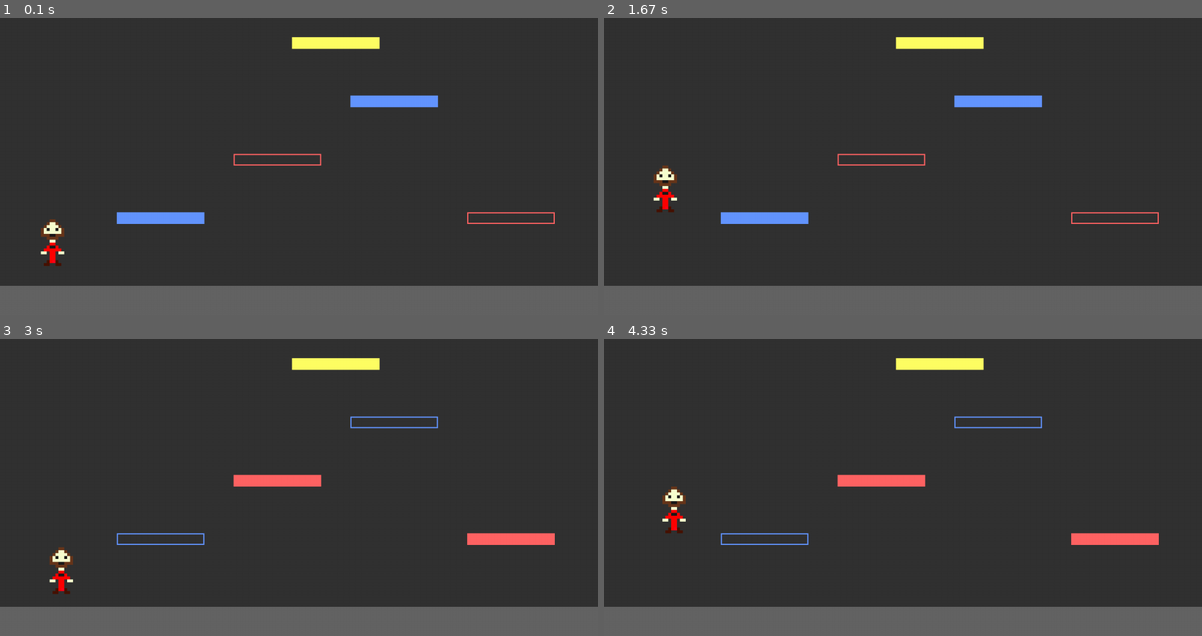
Above: before the commit, frames 1-4 (two rows, left to right).
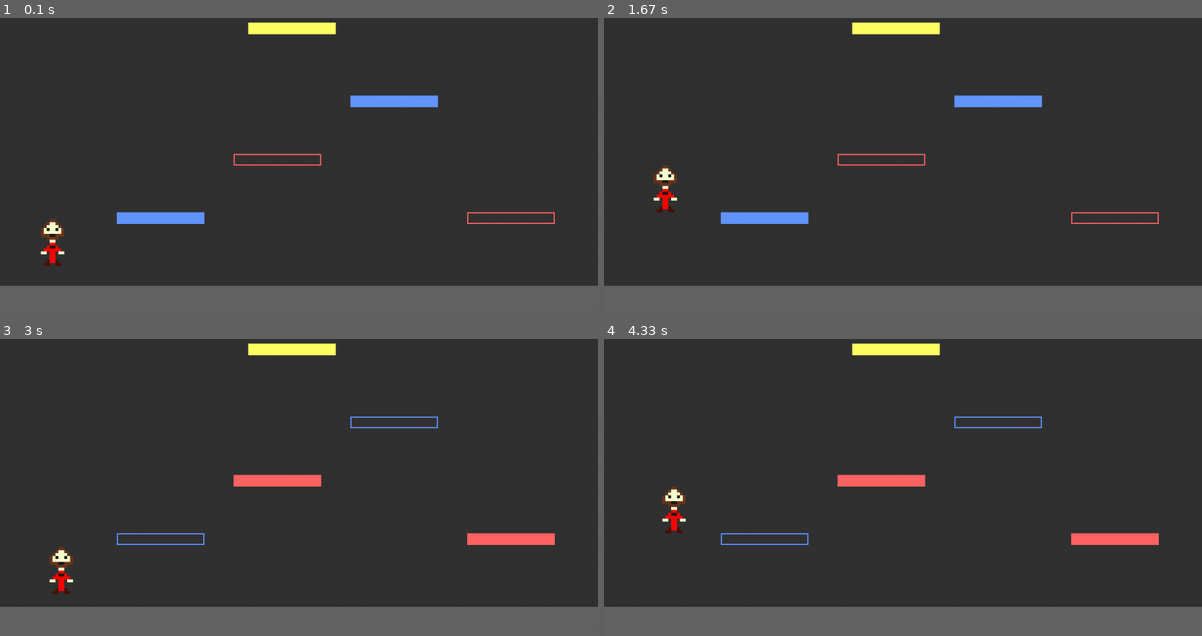
Above: after the commit, the same moments.

Repository: Martinconrad73/VISI301
Game: pygame game, started from Plateformer/main 2_0.py
Two runs of this game, one before a commit and one after it. Both use one fixed random seed, a clock stepped at 60 frames per second and the inputs below.
Inputs:
- Up to frame 1 (0.1 s): no input
- Up to frame 2 (1.67 s): tap Space at 0.33, 1.07, 1.37 s; tap D at 0.67 s
- Up to frame 3 (3 s): tap Space at 1.97, 2.27, 2.4, 2.8 s
- Up to frame 4 (4.33 s): tap Space at 3.1, 3.47, 3.87, 4.17 s; tap D at 3.55 s

The runs differ from the first frame. In frame 1, 1.2% of the frame differs, in the area x 41-64%, y 1-11%; in frame 2, 1.2%; in frame 3, 1.2%; in frame 4, 1.2%.

Commit message:
Décomposition d'une partie du programme pour rendre sa lecture plus facile, ajout également de quelques informations pour les prochaines tâches à venir

Diff:
--- a/Plateformer/main 2_0.py
+++ b/Plateformer/main 2_0.py
@@ -1,6 +1,54 @@
 import pygame, sys
 
-# Définition des fonctions du jeu
+# Définition des fonctions du jeu (NE PLUS TOUCHER, sauf si nécessaire, ELLES SONT DÉJÀ COMPLÈTES)
+
+def dessiner_plateformes_bleues():
+    for plat in plateformes_bleues:
+        if bleu_actif:
+            pygame.draw.rect(screen, (100, 150, 255), plat) # Pleine
+        else:
+            pygame.draw.rect(screen, (100, 150, 255), plat, 2) # Vide (juste le contour)
+
+def dessiner_plateformes_rouges():
+    for plat in plateformes_rouges:
+        if not bleu_actif:
+            pygame.draw.rect(screen, (255, 100, 100), plat) # Pleine
+        else:
+            pygame.draw.rect(screen, (255, 100, 100), plat, 2) # Vide (juste le contour)
+
+def collisions_verticales(gravite):
+    for obstacle in obstacles_solides:
+        if player_rect.colliderect(obstacle):
+            # Si le joueur tombe (mouvement vers le bas)
+            if gravite > 0:
+                player_rect.bottom = obstacle.top
+                gravite = 0 # Stoppe la chute pour le faire rester sur la plateforme
+
+            # Si le joueur saute et tape sa tête (mouvement vers le haut)
+            elif gravite < 0:
+                player_rect.top = obstacle.bottom
+                gravite = 0 # Stoppe l'ascension pour le faire retomber
+    return gravite #Il est nécessaire de retourner gravité car elle est modifiée dans la fonction. (C'est pas une procédure avec une valeur in out, merci ADA)
+
+def collisions_horizontales(vitesse_x):
+    for obstacle in obstacles_solides:
+        if player_rect.colliderect(obstacle):
+            # Si on va vers la droite, on tape le mur par la gauche de l'obstacle
+            if vitesse_x > 0:
+                player_rect.right = obstacle.left
+
+            # Si on va vers la gauche, on tape le mur par la droite de l'obstacle
+            elif vitesse_x < 0:
+                player_rect.left = obstacle.right # Il n'est pas nécessaire de retourner vitesse_x, car on ne la modifie pas.
+
+def victory():
+    font = pygame.font.Font(None, 74)
+    text = font.render("Gagné !", True, (255, 255, 255))
+    text_rect = text.get_rect(center=(512, 288))
+    fond = pygame.Surface((1024, 576))
+    fond.set_alpha(128)  # Transparence
+    screen.blit(fond, (0, 0))
+    screen.blit(text, text_rect)
 
 # Initialisation de Pygame et création de la fenêtre
 
@@ -13,7 +61,7 @@
 bouton_X = 2
 bouton_A = 0
 bouton_B = 1
-bouton_y = 3
+bouton_Y = 3
 
 # Définition des variables du jeu
 
@@ -25,13 +73,17 @@
 image = pygame.transform.scale(pygame.image.load("img/immobile.png").convert_alpha(), (80, 80))
 tab_pos = {"0" : "img/immobile.png", "1": "img/droite.png", "2": "img/gauche.png", "10": "img/immobile.png", "11": "img/saut_d.png", "12": "img/saut_g.png"}
 
+# TOUT CE QUI EST ICI DEVRA DISPARAITRE DANS LA VERSION FINALE, C'EST JUSTE POUR TESTER LE JEU
+
 # Le rectangle du sol
 floor_rect = pygame.Rect(0, 526, 1024, 50)
 
 # Création des plateformes (x, y, largeur, hauteur)
 plateformes_bleues = [pygame.Rect(200, 400, 150, 20), pygame.Rect(600, 200, 150, 20)]
 plateformes_rouges = [pygame.Rect(400, 300, 150, 20), pygame.Rect(800, 400, 150, 20)]
-plateforme_jaune = pygame.Rect(500, 100, 150, 20)
+plateforme_jaune = pygame.Rect(425, 75, 150, 20)
+
+# Jusqu'ici. À moins de s'en servir pour créer l'écran de start (éléments de déco, pourquoi pas...)
 
 # État du jeu : True = Bleu solide, False = Rouge solide
 bleu_actif = True
@@ -88,30 +140,15 @@
 
     # 2. LA DÉTECTION DE COLLISION (sur la liste des obstacles)
 
-    for obstacle in obstacles_solides:
-        if player_rect.colliderect(obstacle):
-
-            # Si le joueur tombe (mouvement vers le bas)
-            if gravite > 0:
-                player_rect.bottom = obstacle.top
-                gravite = 0 # Stoppe la chute pour le faire rester sur la plateforme
-
-            # Si le joueur saute et tape sa tête (mouvement vers le haut)
-            elif gravite < 0:
-                player_rect.top = obstacle.bottom
-                gravite = 0 # Stoppe l'ascension pour le faire retomber
+    # On vérifie les collisions verticales
+
+    gravite = collisions_verticales(gravite) #Ici, on est obligé de récupérer la valeur de gravité, car sinon le joueur accumulerait la gravité et tomberait à travers les plateformes.
+
+    # On vérifie les collisions horizontales
 
     player_rect.x += vitesse_x
 
-    for obstacle in obstacles_solides:
-        if player_rect.colliderect(obstacle):
-            # Si on va vers la droite, on tape le mur par la gauche de l'obstacle
-            if vitesse_x > 0:
-                player_rect.right = obstacle.left
-
-            # Si on va vers la gauche, on tape le mur par la droite de l'obstacle
-            elif vitesse_x < 0:
-                player_rect.left = obstacle.right
+    collisions_horizontales(vitesse_x) #Par contre ici, on ne récupère pas la valeur de vitesse_x, car on ne la modifie pas dans la fonction.
 
     if controller is None :
         keys = pygame.key.get_pressed()
@@ -137,28 +174,26 @@
             vitesse_x = 0
 
     # --- AFFICHAGE ---
+
     screen.fill((50, 50, 50))
 
     # On dessine le sol (gris clair)
+
     pygame.draw.rect(screen, (100, 100, 100), floor_rect)
 
     # DESSIN DES PLATEFORMES BLEUES
-    for plat in plateformes_bleues:
-        if bleu_actif:
-            pygame.draw.rect(screen, (100, 150, 255), plat) # Pleine
-        else:
-            pygame.draw.rect(screen, (100, 150, 255), plat, 2) # Vide (juste le contour)
+
+    dessiner_plateformes_bleues()
 
     # DESSIN DES PLATEFORMES ROUGES
-    for plat in plateformes_rouges:
-        if not bleu_actif:
-            pygame.draw.rect(screen, (255, 100, 100), plat) # Pleine
-        else:
-            pygame.draw.rect(screen, (255, 100, 100), plat, 2) # Vide (juste le contour)
-
-    # On dessine le joueur (en blanc pour contraster)
+
+    dessiner_plateformes_rouges()
+
+    # On dessine le joueur
+
     image = pygame.transform.scale(pygame.image.load(tab_pos[str(direct+saut)]).convert_alpha(), (80, 80))
     screen.blit(image, player_rect)
+
     # Dessinn de la plateforme jaune (toujours pleine)
 
     pygame.draw.rect(screen, (255, 255, 100), plateforme_jaune)
@@ -166,10 +201,7 @@
     # Logique de victoire
 
     if player_rect.bottom == plateforme_jaune.top:
-        font = pygame.font.Font(None, 74)
-        text = font.render("Gagné !", True, (255, 255, 255))
-        text_rect = text.get_rect(center=(512, 288))
-        screen.blit(text, text_rect)
+        victory()
 
     pygame.display.update()
     dt = clock.tick(60) / 1000
